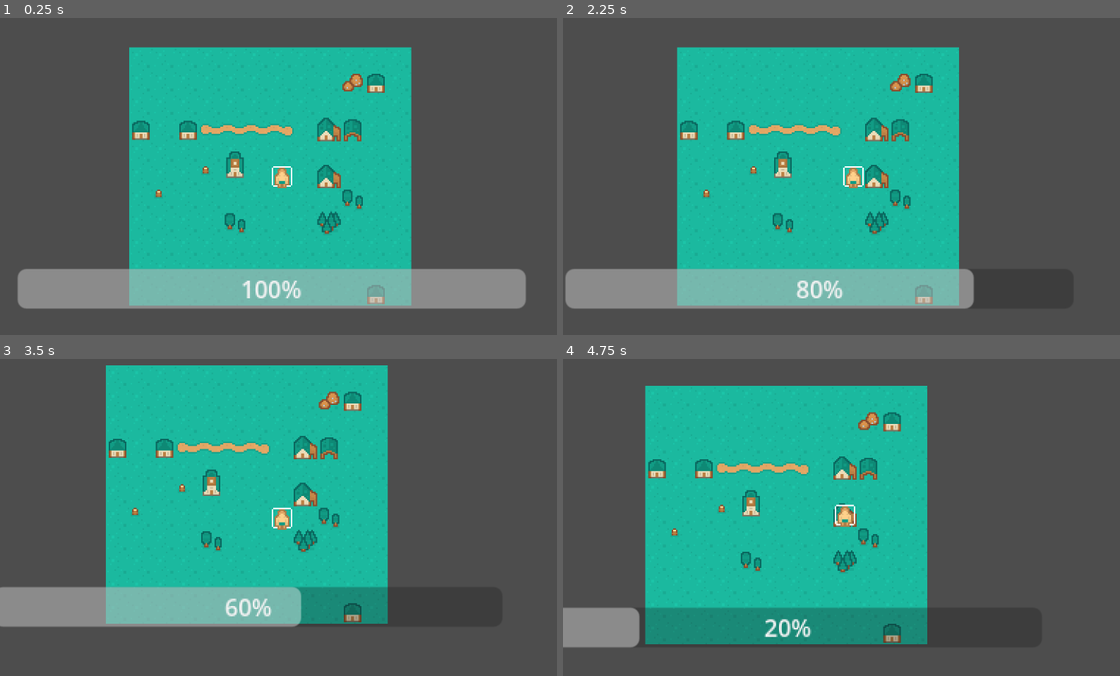
Above: before the commit, frames 1-4 (two rows, left to right).
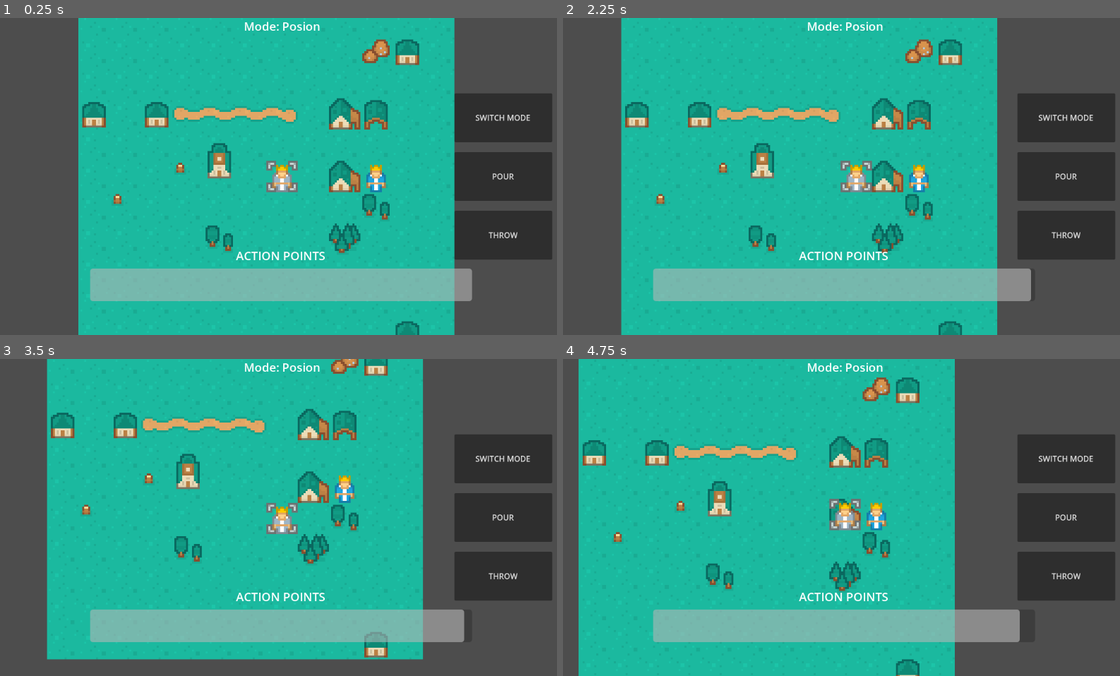
Above: after the commit, the same moments.

Repository: Siruenyian/ThePoisoner
Game: Godot game, scene res://Scenes/Prototype.tscn
The game is run twice, just before and just after one commit, with the same random seed, the same clock (stepped at 60 frames per second) and the same inputs.
Inputs (mouse positions are in pixels of both pictures, inside the frame that each line leads up to):
- Up to frame 1 (0.25 s): no input
- Up to frame 2 (2.25 s): click (1064, 176) at 0.5 s, where only the run after the commit has a clickable "POUR"; click (1064, 236) at 1.25 s, where only the run after the commit has a clickable "THROW"; tap Enter at 2 s; hold Right (ui_right) from 2.03 s (still down)
- Up to frame 3 (3.5 s): release Right (ui_right) at 2.78 s; hold Down (ui_down) from 2.78 s (still down)
- Up to frame 4 (4.75 s): release Down (ui_down) at 3.53 s; hold Right (ui_right) 3.53-4.28 s; hold Up (ui_up) from 4.28 s (still down)

The runs differ from the first frame. In frame 1, 45% of the frame differs, in the area x 3-100%, y 0-100%; in frame 2, 44%; in frame 3, 43%; in frame 4, 48%, in the area x 0-100%, y 0-100%.

Commit message:
feat: add enemy and UI

Diff:
--- /dev/null
+++ b/Scenes/Components/HitBoxComponent.tscn
@@ -0,0 +1,12 @@
+[gd_scene load_steps=3 format=3 uid="uid://b3xs7xp6w0miq"]
+
+[ext_resource type="Script" path="res://Scripts/Entity/HitBoxComponent.gd" id="1_sox1r"]
+
+[sub_resource type="RectangleShape2D" id="RectangleShape2D_w16wa"]
+size = Vector2(16, 16)
+
+[node name="HitBoxComponent" type="Area2D"]
+script = ExtResource("1_sox1r")
+
+[node name="CollisionShape2D" type="CollisionShape2D" parent="."]
+shape = SubResource("RectangleShape2D_w16wa")
--- /dev/null
+++ b/Scenes/Enemy.tscn
@@ -0,0 +1,32 @@
+[gd_scene load_steps=6 format=3 uid="uid://cyevgl3j20iki"]
+
+[ext_resource type="Texture2D" uid="uid://cjp08kgkomi35" path="res://Assets/Sprites/tilemap_packed.png" id="1_syi2p"]
+[ext_resource type="Script" path="res://Scripts/Enemy/EnemyMovement.gd" id="2_eibrm"]
+[ext_resource type="PackedScene" uid="uid://b3xs7xp6w0miq" path="res://Scenes/Components/HitBoxComponent.tscn" id="2_hiob0"]
+
+[sub_resource type="AtlasTexture" id="AtlasTexture_xwslc"]
+atlas = ExtResource("1_syi2p")
+region = Rect2(352, 48, 16, 16)
+
+[sub_resource type="RectangleShape2D" id="RectangleShape2D_txffp"]
+size = Vector2(80, 80)
+
+[node name="Enemy" type="Node2D"]
+
+[node name="Sprite2D" type="Sprite2D" parent="."]
+texture = SubResource("AtlasTexture_xwslc")
+
+[node name="HitBoxComponent" parent="." instance=ExtResource("2_hiob0")]
+
+[node name="EnemyAI" type="Node2D" parent="." node_paths=PackedStringArray("area2d", "sprite", "baseNode")]
+script = ExtResource("2_eibrm")
+area2d = NodePath("../ViewArea")
+sprite = NodePath("../Sprite2D")
+baseNode = NodePath("..")
+
+[node name="ViewArea" type="Area2D" parent="."]
+collision_layer = 2
+
+[node name="CollisionShape2D" type="CollisionShape2D" parent="ViewArea"]
+shape = SubResource("RectangleShape2D_txffp")
+debug_color = Color(0.949099, 0.146649, 0.438328, 0.42)
--- a/Scenes/Player.tscn
+++ b/Scenes/Player.tscn
@@ -2,30 +2,36 @@
 
 [ext_resource type="Script" path="res://Scripts/Player/PlayerMovement.gd" id="1_ja5do"]
 [ext_resource type="Texture2D" uid="uid://cjp08kgkomi35" path="res://Assets/Sprites/tilemap_packed.png" id="1_rr4me"]
+[ext_resource type="PackedScene" uid="uid://b3xs7xp6w0miq" path="res://Scenes/Components/HitBoxComponent.tscn" id="3_cwktx"]
+[ext_resource type="Script" path="res://Scripts/Player/PlayerAction.gd" id="4_s3c0h"]
 
-[sub_resource type="AtlasTexture" id="AtlasTexture_umdub"]
+[sub_resource type="AtlasTexture" id="AtlasTexture_acptg"]
 atlas = ExtResource("1_rr4me")
+region = Rect2(224, 112, 16, 16)
 
-[sub_resource type="AtlasTexture" id="AtlasTexture_h7oro"]
-atlas = SubResource("AtlasTexture_umdub")
-region = Rect2(192, 112, 16, 16)
-
-[sub_resource type="AtlasTexture" id="AtlasTexture_7xym6"]
+[sub_resource type="AtlasTexture" id="AtlasTexture_1j0il"]
 atlas = ExtResource("1_rr4me")
-region = Rect2(272, 80, 16, 16)
-
-[sub_resource type="RectangleShape2D" id="RectangleShape2D_kw1wr"]
-size = Vector2(34.4615, 34.4615)
+region = Rect2(352, 96, 16, 16)
 
 [node name="Player" type="Sprite2D"]
-texture = SubResource("AtlasTexture_h7oro")
+texture = SubResource("AtlasTexture_acptg")
+
+[node name="RayCast2D" type="RayCast2D" parent="."]
+target_position = Vector2(0, 16)
+collide_with_areas = true
+
+[node name="CharacterSprite" type="Sprite2D" parent="."]
+texture = SubResource("AtlasTexture_1j0il")
+
+[node name="PlayerController" type="Node2D" parent="." node_paths=PackedStringArray("character", "indicator", "raycast")]
 script = ExtResource("1_ja5do")
+character = NodePath("../CharacterSprite")
+indicator = NodePath("..")
+raycast = NodePath("../RayCast2D")
 
-[node name="Sprite2D" type="Sprite2D" parent="."]
-texture = SubResource("AtlasTexture_7xym6")
+[node name="HitBoxComponent" parent="." groups=["player"] instance=ExtResource("3_cwktx")]
+visible = false
 
-[node name="CharacterBody2D" type="CharacterBody2D" parent="."]
-scale = Vector2(0.40625, 0.40625)
-
-[node name="CollisionShape2D" type="CollisionShape2D" parent="CharacterBody2D"]
-shape = SubResource("RectangleShape2D_kw1wr")
+[node name="ActionController" type="Node2D" parent="." node_paths=PackedStringArray("raycast")]
+script = ExtResource("4_s3c0h")
+raycast = NodePath("../RayCast2D")
--- a/Scenes/Prototype.tscn
+++ b/Scenes/Prototype.tscn
@@ -1,8 +1,10 @@
-[gd_scene load_steps=6 format=4 uid="uid://d18uureu1ii28"]
+[gd_scene load_steps=9 format=4 uid="uid://d18uureu1ii28"]
 
 [ext_resource type="Texture2D" uid="uid://cjp08kgkomi35" path="res://Assets/Sprites/tilemap_packed.png" id="1_57du1"]
 [ext_resource type="PackedScene" uid="uid://dkntt8o48wcnf" path="res://Scenes/Player.tscn" id="2_08n28"]
 [ext_resource type="Script" path="res://Scripts/ActionPoints/ap_manager.gd" id="3_et6dt"]
+[ext_resource type="PackedScene" uid="uid://cyevgl3j20iki" path="res://Scenes/Enemy.tscn" id="4_c4nui"]
+[ext_resource type="Script" path="res://Scripts/UI/ActionUI.gd" id="5_bn5ya"]
 
 [sub_resource type="TileSetAtlasSource" id="TileSetAtlasSource_gchsb"]
 texture = ExtResource("1_57du1")
@@ -217,6 +219,9 @@
 [sub_resource type="TileSet" id="TileSet_3orrr"]
 sources/0 = SubResource("TileSetAtlasSource_gchsb")
 
+[sub_resource type="LabelSettings" id="LabelSettings_jkopx"]
+font_size = 24
+
 [node name="Prototype" type="Node2D"]
 
 [node name="TileMapLayer" type="TileMapLayer" parent="."]
@@ -230,18 +235,115 @@
 [node name="Player" parent="." instance=ExtResource("2_08n28")]
 position = Vector2(8, 8)
 
+[node name="PlayerController" parent="Player" index="2" node_paths=PackedStringArray("ap_manager", "tileMap")]
+ap_manager = NodePath("../../APManager")
+tileMap = NodePath("../../TileMapLayer")
+
+[node name="ActionController" parent="Player" index="4" node_paths=PackedStringArray("actionUI")]
+actionUI = NodePath("../../CanvasLayer/VBoxContainer")
+
 [node name="Camera2D" type="Camera2D" parent="Player"]
-zoom = Vector2(3, 3)
+zoom = Vector2(4, 4)
 position_smoothing_enabled = true
-
-[node name="CanvasLayer" type="CanvasLayer" parent="."]
-follow_viewport_enabled = true
-
-[node name="APBar" type="ProgressBar" parent="CanvasLayer"]
-offset_left = -172.0
-offset_top = 71.0
-offset_right = 174.0
-offset_bottom = 98.0
 
 [node name="APManager" type="Node2D" parent="."]
 script = ExtResource("3_et6dt")
+max_ap = 100
+
+[node name="Enemy" parent="." instance=ExtResource("4_c4nui")]
+position = Vector2(56, 8)
+
+[node name="EnemyAI" parent="Enemy" index="2" node_paths=PackedStringArray("tileMap")]
+tileMap = NodePath("../../TileMapLayer")
+
+[node name="CanvasLayer" type="CanvasLayer" parent="."]
+
+[node name="APBar" type="ProgressBar" parent="CanvasLayer"]
+anchors_preset = 7
+anchor_left = 0.5
+anchor_top = 1.0
+anchor_right = 0.5
+anchor_bottom = 1.0
+offset_left = -392.0
+offset_top = -136.0
+offset_right = 388.0
+offset_bottom = -69.0
+grow_horizontal = 2
+grow_vertical = 0
+tooltip_text = "action point"
+show_percentage = false
+
+[node name="VBoxContainer" type="VBoxContainer" parent="CanvasLayer"]
+anchors_preset = 6
+anchor_left = 1.0
+anchor_top = 0.5
+anchor_right = 1.0
+anchor_bottom = 0.5
+offset_left = -184.0
+offset_top = -84.0
+offset_right = -24.0
+offset_bottom = 84.0
+grow_horizontal = 0
+grow_vertical = 2
+tooltip_text = "thing"
+theme_override_constants/separation = 20
+alignment = 1
+script = ExtResource("5_bn5ya")
+
+[node name="SwitchButton" type="Button" parent="CanvasLayer/VBoxContainer"]
+custom_minimum_size = Vector2(200, 100)
+layout_mode = 2
+text = "SWITCH MODE"
+
+[node name="PourButton" type="Button" parent="CanvasLayer/VBoxContainer"]
+custom_minimum_size = Vector2(200, 100)
+layout_mode = 2
+text = "POUR"
+
+[node name="InteractButton" type="Button" parent="CanvasLayer/VBoxContainer"]
+custom_minimum_size = Vector2(200, 100)
+layout_mode = 2
+text = "THROW"
+
+[node name="Control" type="Control" parent="CanvasLayer"]
+visible = false
+layout_mode = 3
+anchors_preset = 15
+anchor_right = 1.0
+anchor_bottom = 1.0
+grow_horizontal = 2
+grow_vertical = 2
+
+[node name="Label" type="Label" parent="CanvasLayer"]
+anchors_preset = 7
+anchor_left = 0.5
+anchor_top = 1.0
+anchor_right = 0.5
+anchor_bottom = 1.0
+offset_left = -64.0
+offset_top = -168.0
+offset_right = 58.0
+offset_bottom = -145.0
+grow_horizontal = 2
+grow_vertical = 0
+text = "ACTION POINTS"
+label_settings = SubResource("LabelSettings_jkopx")
+horizontal_alignment = 1
+vertical_alignment = 2
+
+[node name="Label2" type="Label" parent="CanvasLayer"]
+anchors_preset = 5
+anchor_left = 0.5
+anchor_right = 0.5
+offset_left = -91.0
+offset_right = 91.0
+offset_bottom = 34.0
+grow_horizontal = 2
+text = "Mode: Posion"
+label_settings = SubResource("LabelSettings_jkopx")
+horizontal_alignment = 1
+vertical_alignment = 2
+
+[editable path="Player"]
+[editable path="Enemy"]
+[editable path="Enemy/HitBoxComponent"]
--- /dev/null
+++ b/Scripts/Enemy/EnemyMovement.gd
@@ -0,0 +1,75 @@
+extends Node2D
+
+@export var moveSpeed: float = 0.3  # Movement speed in seconds
+@export var tileMap: TileMapLayer  # Assign the tilemap in the Inspector
+
+@export var area2d: Area2D
+@export var sprite: Sprite2D
+@export var baseNode: Node2D
+
+
+var is_moving: bool = false
+var target_tile: Vector2i
+var player_ref: Node2D = null
+var playerDetected :bool=false
+
+func _ready():
+	area2d.area_exited.connect(_on_body_exited)
+	area2d.area_entered.connect(_on_body_entered)
+
+func _on_body_entered(body):
+	if body.is_in_group("player"):
+		playerDetected = true
+		print(body.name)
+		player_ref=body
+		var direction = get_move_direction()
+		#if direction != Vector2.ZERO:
+			#move(direction)
+
+func _on_body_exited(body):
+	if body.is_in_group("player"):
+		print("player exited")
+		playerDetected = false
+		player_ref=null
+
+
+
+func is_walkable(tile: Vector2i) -> bool:
+	var tile_data = tileMap.get_cell_tile_data(tile)
+	return tile_data != null
+
+
+func get_move_direction() -> Vector2:
+	if player_ref == null:
+		return Vector2.ZERO
+
+	var enemy_tile = tileMap.local_to_map(baseNode.global_position)
+	var player_tile = tileMap.local_to_map(player_ref.global_position)
+
+	var direction = Vector2.ZERO
+
+	if enemy_tile.x < player_tile.x:
+		direction = Vector2.RIGHT
+	elif enemy_tile.x > player_tile.x:
+		direction = Vector2.LEFT
+	elif enemy_tile.y < player_tile.y:
+		direction = Vector2.DOWN
+	elif enemy_tile.y > player_tile.y:
+		direction = Vector2.UP
+
+	return direction
+
+func move(direction: Vector2):
+	var current_tile:Vector2 = tileMap.local_to_map(global_position)
+	var target_tile = current_tile + direction
+
+	is_moving = true
+	var target_position = tileMap.map_to_local(target_tile)
+
+	var tween = create_tween()
+	tween.tween_property(baseNode, "global_position", target_position, moveSpeed).set_trans(Tween.TRANS_SINE)
+
+	await tween.finished
+	is_moving = false
+	if player_ref!=null:
+		move(get_move_direction())
--- /dev/null
+++ b/Scripts/Entity/HitBoxComponent.gd
@@ -0,0 +1,16 @@
+extends Area2D
+class_name HitBoxComponent
+
+# Called when the node enters the scene tree for the first time.
+func _ready() -> void:
+	pass # Replace with function body.
+
+func _on_entered(body):
+	print(body.name)
+
+
+func _on_exited(body):
+	print("exited")
+
+func _process(delta: float) -> void:
+	pass
--- /dev/null
+++ b/Scripts/Player/PlayerAction.gd
@@ -0,0 +1,16 @@
+extends Node
+
+@export var raycast:RayCast2D
+@export var actionUI:ActionUI
+
+# Called when the node enters the scene tree for the first time.
+func _ready() -> void:
+	pass # Replace with function body.
+
+
+# Called every frame. 'delta' is the elapsed time since the previous frame.
+func _process(delta: float) -> void:
+	if raycast.collide_with_areas:
+		actionUI.show_actions()
+	else:
+		actionUI.hide_actions()
--- a/Scripts/Player/PlayerMovement.gd
+++ b/Scripts/Player/PlayerMovement.gd
@@ -1,18 +1,19 @@
-extends Sprite2D
-
-@export var moveSpeed: float = 1
-@onready var tileMap: TileMapLayer = $"../TileMapLayer"
-@onready var character= $"Sprite2D"
+extends Node2D
+#TODO: change this to modular reference
+@export var ap_manager: APManager
+@export var tileMap: TileMapLayer
+@export var character: Sprite2D
+@export var indicator:Sprite2D
+@export var moveSpeed: float = 0.2
+@export var raycast: RayCast2D
+var isMoving: bool = false
 var targetPosition: Vector2
-var isMoving: bool = false
-@onready var ap_manager: APManager = $"../APManager"
-
 
 func _process(delta):
 	handle_input()
 
 func handle_input():
-	print(ap_manager.current_ap)
+	#print(ap_manager.current_ap)
 	if isMoving or ap_manager.current_ap <= 0:
 		return
 	#if character.global_position!=global_position:
@@ -31,8 +32,6 @@
 		move(direction)
 
 func move(direction:Vector2):
-	if not ap_manager.use_ap(1):  # Check if AP is available
-		return
 	var currentTile:Vector2i=tileMap.local_to_map(global_position)
 	var targetTile:Vector2i=Vector2i(
 		currentTile.x+direction.x,
@@ -41,11 +40,19 @@
 	var tileData:TileData=tileMap.get_cell_tile_data(targetTile)
 	#if tileData.get_custom_data("walkable")==false:
 		#return
+	raycast.target_position=direction*16
+	raycast.force_raycast_update()
+
+	if raycast.is_colliding():
+		return
+	if not ap_manager.use_ap(1):  # Check if AP is available
+		return
+
 	var targetPosition: Vector2 = tileMap.map_to_local(targetTile)
-	global_position=tileMap.map_to_local(targetTile)
+	indicator.global_position=tileMap.map_to_local(targetTile)
 	character.global_position=tileMap.map_to_local(currentTile)
 	var tween = create_tween()
-	tween.tween_property(character, "global_position",targetPosition , 0.2).set_trans(Tween.TRANS_SINE)
+	tween.tween_property(character, "global_position",targetPosition , moveSpeed).set_trans(Tween.TRANS_SINE)
 	#await tween.finished
 	await tween.tween_callback(stopmoving)
 
--- /dev/null
+++ b/Scripts/UI/ActionUI.gd
@@ -0,0 +1,28 @@
+extends Control
+class_name ActionUI
+
+@onready var switchButton = $SwitchButton
+@onready var pourButton = $PourButton
+@onready var interactButton = $InteractButton
+func _ready():
+	switchButton.pressed.connect(_on_poison_pressed)
+	pourButton.pressed.connect(_on_push_pressed)
+	interactButton.pressed.connect(_on_throw_pressed)
+
+func show_actions():
+	visible = true
+
+func hide_actions():
+	visible = false
+
+func _on_poison_pressed():
+	print("Poison action triggered")
+	hide_actions()
+
+func _on_push_pressed():
+	print("Push action triggered")
+	hide_actions()
+
+func _on_throw_pressed():
+	print("Throw distraction triggered")
+	hide_actions()
--- a/project.godot
+++ b/project.godot
@@ -15,6 +15,10 @@
 config/features=PackedStringArray("4.3", "Forward Plus")
 config/icon="res://icon.svg"
 
+[global_group]
+
+player=""
+
 [rendering]
 
 textures/canvas_textures/default_texture_filter=0
